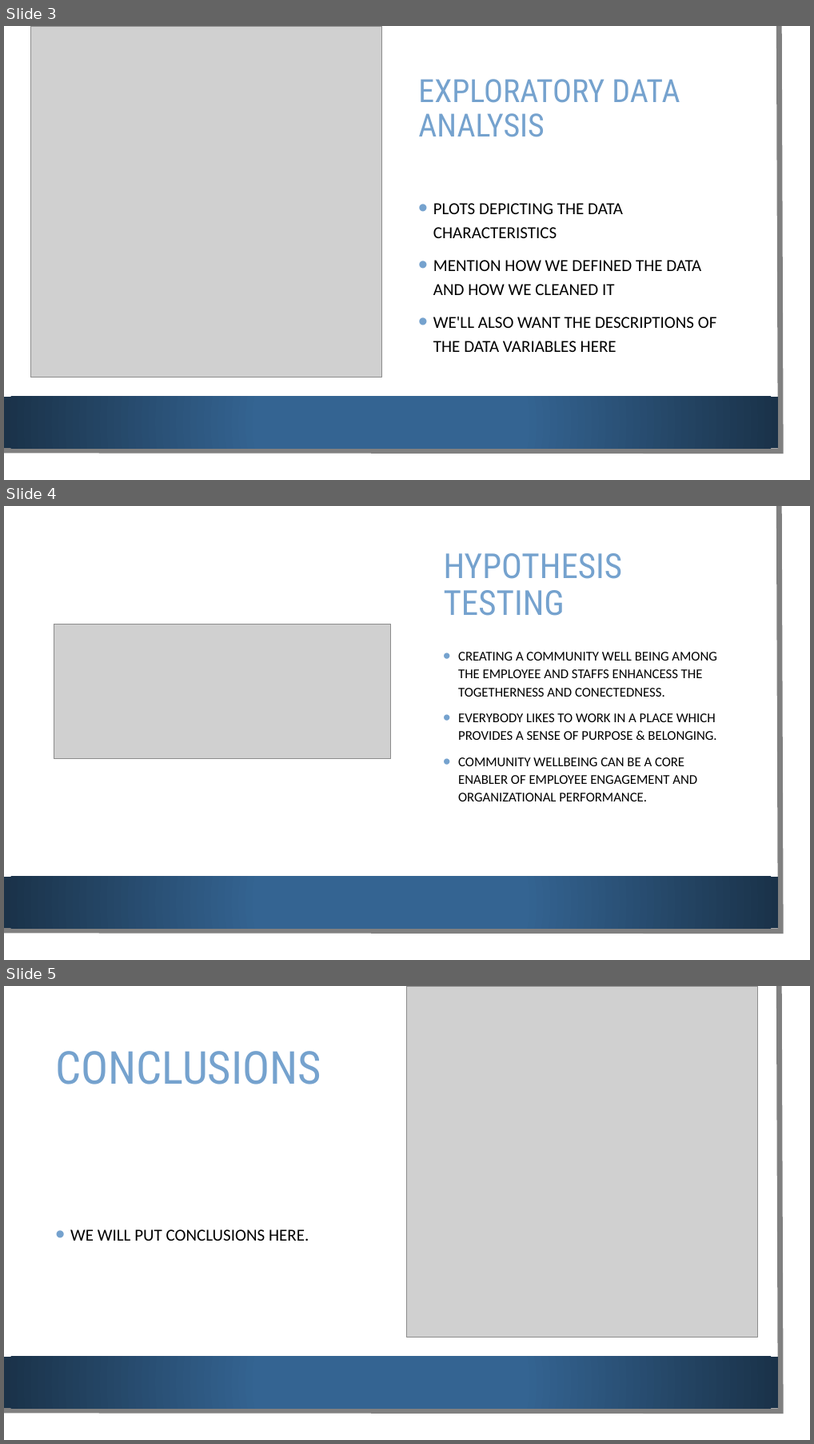
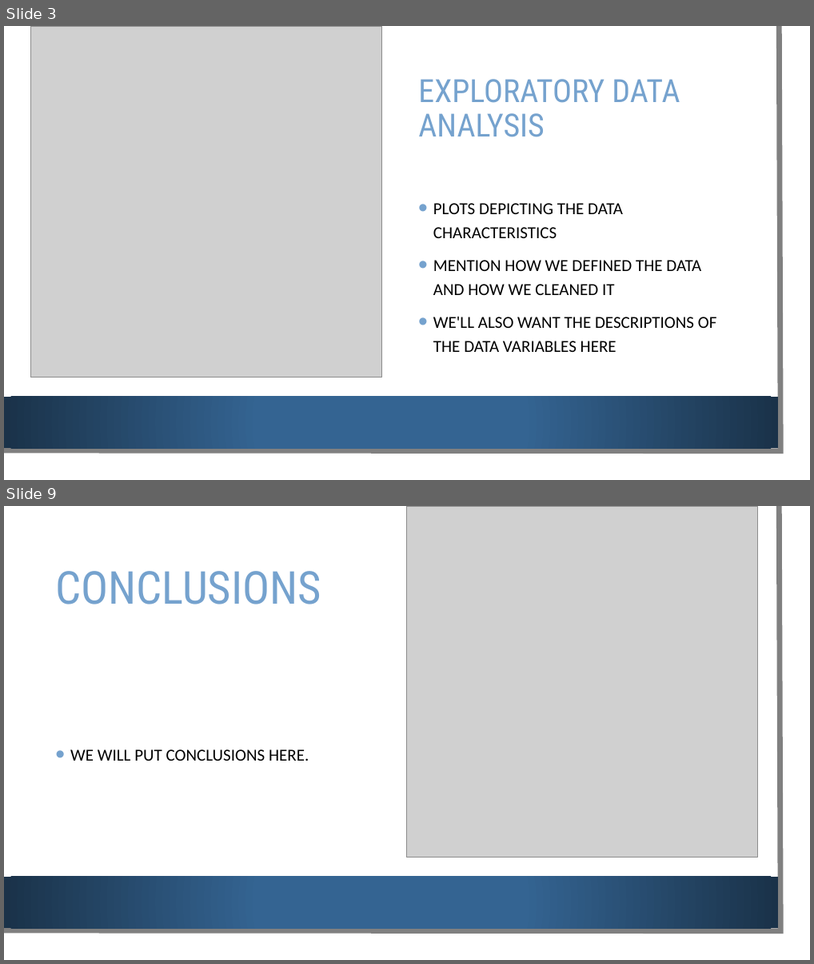
Before and after one commit to NemaPuthanveetil/DATS6101-Team-Global-Project, a slide deck: Presentation for Data Science 101.pptx. Shown one above the other, each under a label of ours: slides 3, 4 and 5 before the commit, slides 3 and 9 after it; the slides between them are not shown. The pictures are 814x1444 and 814x964 pixels, drawn with LibreOffice and Linux fonts; fonts in the diff are those of the drawing; grey boxes stand for pictures; background and template pictures are left out. Boxes give left, top, right and bottom in pixels: in the first picture for what was removed or moved away, otherwise in the second. Text is boxed around its words. In the diff, an @@ line names an element or a change of style, - is before the commit and + after.

```diff
--- a/Presentation for Data Science 101.pptx
+++ b/Presentation for Data Science 101.pptx
@@ slide 4 removed at <box>4,506,810,960</box>, background picture (left out); not listed: 3 template elements that a slide beside it also shows @@
@@ title removed at <box>444,553,623,616</box> @@
-HYPOTHESIS TESTING
@@ picture removed at <box>54,624,391,759</box> @@
@@ text removed at <box>458,652,718,801</box> @@
-• CREATING A COMMUNITY WELL BEING AMONG THE EMPLOYEE AND STAFFS ENHANCESS THE TOGETHERNESS AND CONECTEDNESS.
-• EVERYBODY LIKES TO WORK IN A PLACE WHICH PROVIDES A SENSE OF PURPOSE & BELONGING.
-• COMMUNITY WELLBEING CAN BE A CORE ENABLER OF EMPLOYEE ENGAGEMENT AND ORGANIZATIONAL PERFORMANCE.
@@ what was slide 5 is now slide 9 @@
```
Also in this commit, not shown: 6 slides added, 1 other slide removed.
